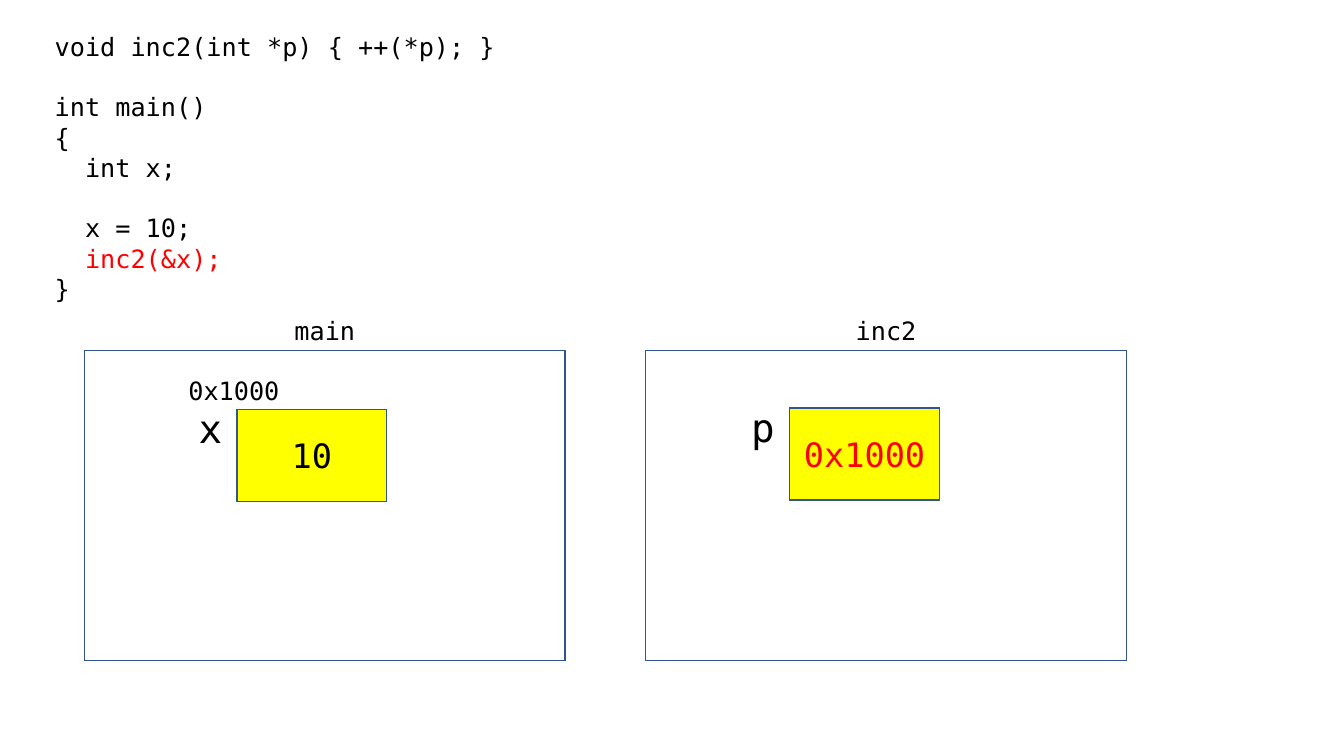
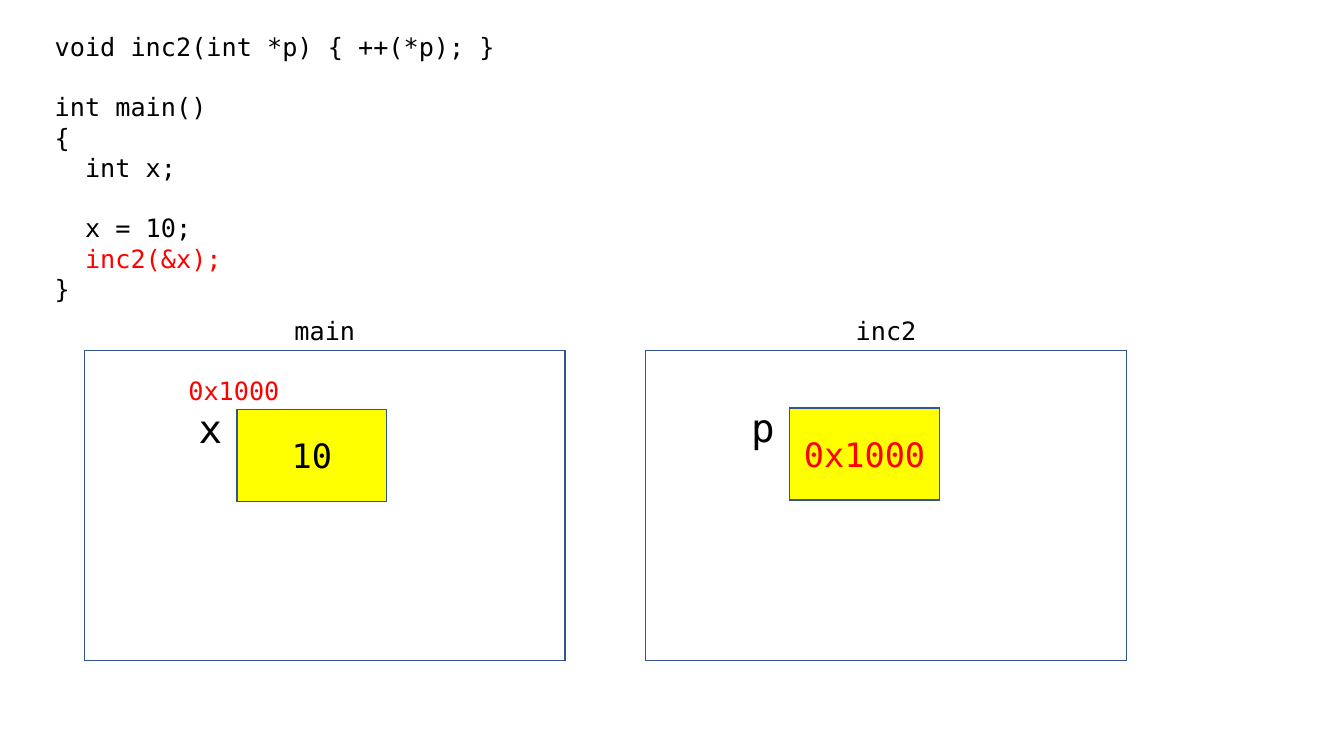
Before and after one commit to yoondev-classroom/cpp_221114, a slide deck: slide 7 of 221114.pptx. Drawn at 1344x756 pixels with LibreOffice and Linux fonts; fonts in the diff are those of the drawing. Boxes give left, top, right and bottom in pixels: in the first picture for what was removed or moved away, otherwise in the second. Text is boxed around its words. In the diff, an @@ line names an element or a change of style, - is before the commit and + after.

```diff
--- a/221114.pptx
+++ b/221114.pptx
@@ text "0x1000" at (x1=188, y1=381, x2=279, y2=401): text colour #000000 to #FF0000 @@
```
Also in this commit, not shown: 2 other slides changed, 5 slides added, 1 other file.
